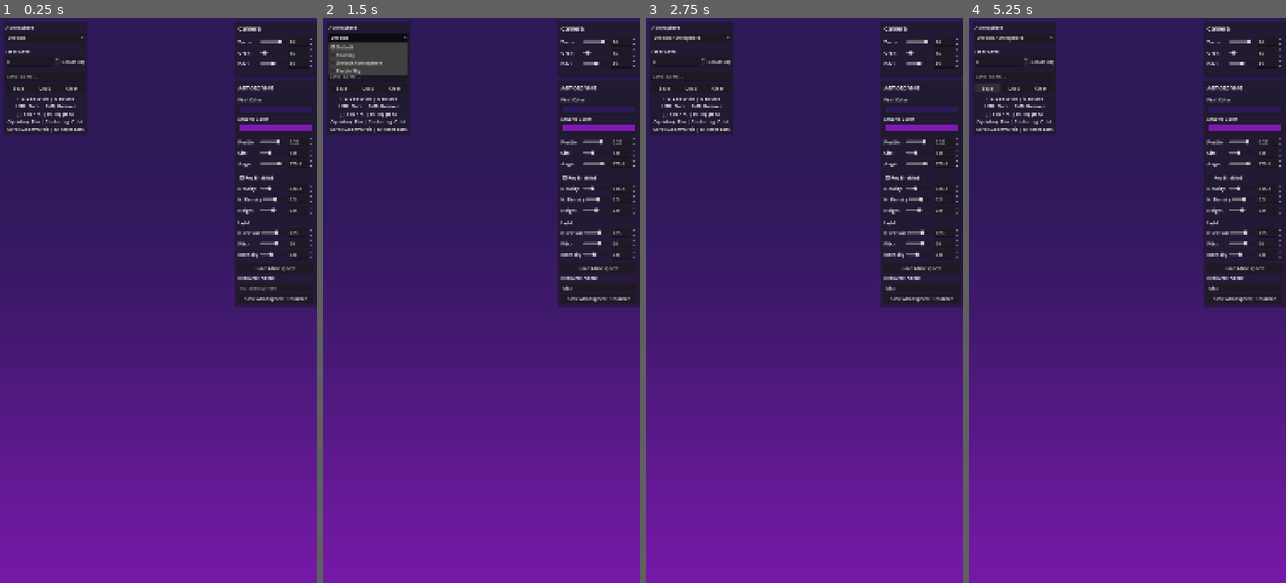
Above: before the commit, frames 1-4 (left to right).
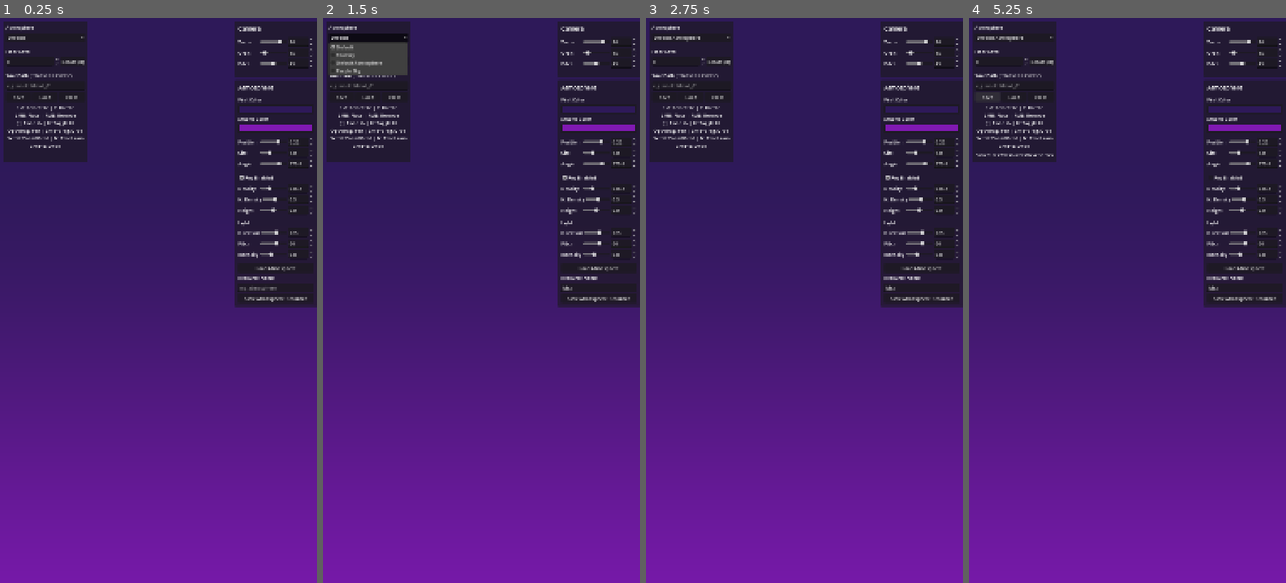
Above: after the commit, the same moments.

Repository: AlbertoHdezCerezo/learn-how-to-minigolf
Game: Godot game, scene res://scenes/level_editor_tools/level_editor/level_editor.tscn
The game is run twice, just before and just after one commit, with the same random seed, the same clock (stepped at 60 frames per second) and the same inputs. The project has no main scene, so this scene is started directly.
Inputs (mouse positions are in pixels of both pictures, inside the frame that each line leads up to):
- Up to frame 1 (0.25 s): no input
- Up to frame 2 (1.5 s): click (598, 289) at 0.52 s; type "Alex" at 0.6 s; click "Default" at 1.25 s
- Up to frame 3 (2.75 s): click "Rotate (R)" at 2 s
- Up to frame 4 (5.25 s): click "Default Atmosphere" at 2.75 s; click "Clear" at 3.5 s; click "Fog Enabled" at 4.25 s; click "Save" at 5 s

The runs differ from the first frame. In frame 1, 2.1% of the frame differs, in the area x 1-28%, y 9-26%; in frame 2, 2.0%; in frame 3, 2.1%; in frame 4, 2.1%.

Commit message:
feat: Add save path input with sub-folder support and status feedback (#18)
Replaced the level name input with a save path input that supports
sub-folder paths (e.g. "world1/level_01"). Directories are created
automatically. After saving, a status label shows the full save path.
When loading a level, the path input is auto-populated from the loaded
file. Also added Cmd+Z to the keyboard shortcuts help text.

Co-Authored-By: Claude Opus 4.6 (1M context) <noreply@anthropic.com>

Diff:
--- a/scenes/level_editor_tools/level_editor/level_editor.gd
+++ b/scenes/level_editor_tools/level_editor/level_editor.gd
@@ -45,7 +45,7 @@
 func _connect_editor_ui() -> void:
 	_ui.bind(_course_editor)
 	_ui.atmosphere_changed.connect(_on_atmosphere_changed)
-	_ui.save_requested.connect(func(name: String): _course_editor.save_level(name, _atmosphere))
+	_ui.save_requested.connect(_on_save_requested)
 	_course_editor.level_loaded.connect(_on_level_loaded)
 
 
@@ -278,6 +278,12 @@
 
 # -- UI signal handlers --
 
+func _on_save_requested(save_path: String) -> void:
+	_course_editor.save_level(save_path, _atmosphere)
+	var full_path := LevelData.SAVE_DIR + save_path + ".tres"
+	_ui.show_status("Saved: " + full_path)
+
+
 func _on_level_loaded(level_data: LevelData) -> void:
 	if level_data.atmosphere: _on_atmosphere_changed(level_data.atmosphere)
 
--- a/scenes/level_editor_tools/level_editor/level_editor_ui/level_editor_ui.gd
+++ b/scenes/level_editor_tools/level_editor/level_editor_ui/level_editor_ui.gd
@@ -3,7 +3,7 @@
 signal tile_selected(item_id: int)
 signal rotation_changed(angle: float)
 signal floor_changed(level: int)
-signal save_requested(level_name: String)
+signal save_requested(save_path: String)
 signal load_requested(level_path: String)
 signal clear_requested
 signal atmosphere_changed(atmosphere: Atmosphere)
@@ -12,11 +12,12 @@
 @onready var _floor_spinbox: SpinBox = %FloorSpinBox
 @onready var _rotate_button: Button = %RotateButton
 @onready var _atmosphere_selector: OptionButton = %AtmosphereSelector
-@onready var _name_input: LineEdit = %LevelNameInput
+@onready var _path_input: LineEdit = %SavePathInput
 @onready var _save_button: Button = %SaveButton
 @onready var _load_button: Button = %LoadButton
 @onready var _clear_button: Button = %ClearButton
 @onready var _file_dialog: FileDialog = %LoadLevelDialog
+@onready var _status_label: Label = %StatusLabel
 
 const ROTATION_ANGLES: Array[float] = [0.0, 90.0, 180.0, 270.0]
 
@@ -31,10 +32,10 @@
 	_floor_spinbox.value_changed.connect(func(v: float): floor_changed.emit(int(v)))
 	_rotate_button.pressed.connect(_cycle_rotation)
 	_atmosphere_selector.item_selected.connect(_on_atmosphere_selected)
-	_save_button.pressed.connect(func(): save_requested.emit(_name_input.text.strip_edges()))
+	_save_button.pressed.connect(func(): save_requested.emit(_path_input.text.strip_edges()))
 	_load_button.pressed.connect(_show_load_dialog)
 	_clear_button.pressed.connect(func(): clear_requested.emit())
-	_file_dialog.file_selected.connect(func(path: String): load_requested.emit(path))
+	_file_dialog.file_selected.connect(_on_file_selected)
 
 
 func bind(course_editor: LevelCourseEditor) -> void:
@@ -106,6 +107,21 @@
 	rotation_changed.emit(angle)
 
 
+func show_status(text: String) -> void:
+	_status_label.text = text
+
+
+func set_save_path(save_path: String) -> void:
+	_path_input.text = save_path
+
+
+func _on_file_selected(path: String) -> void:
+	## Extract the relative path from the full resource path for the save input.
+	var relative := path.trim_prefix(LevelData.SAVE_DIR).trim_suffix(".tres")
+	_path_input.text = relative
+	load_requested.emit(path)
+
+
 func _show_load_dialog() -> void:
 	_file_dialog.popup_centered(Vector2i(600, 400))
 
--- a/scenes/level_editor_tools/level_editor/level_editor_ui/level_editor_ui.tscn
+++ b/scenes/level_editor_tools/level_editor/level_editor_ui/level_editor_ui.tscn
@@ -65,10 +65,14 @@
 [node name="FloorControlSeparator" type="HSeparator" parent="ToolPanel/ToolPanelMargin/ToolPanelLayout"]
 layout_mode = 2
 
-[node name="LevelNameInput" type="LineEdit" parent="ToolPanel/ToolPanelMargin/ToolPanelLayout"]
+[node name="SavePathLabel" type="Label" parent="ToolPanel/ToolPanelMargin/ToolPanelLayout"]
+layout_mode = 2
+text = "Save Path (relative to levels/)"
+
+[node name="SavePathInput" type="LineEdit" parent="ToolPanel/ToolPanelMargin/ToolPanelLayout"]
 unique_name_in_owner = true
 layout_mode = 2
-placeholder_text = "Level name..."
+placeholder_text = "e.g. world1/level_01"
 
 [node name="FileActionsRow" type="HBoxContainer" parent="ToolPanel/ToolPanelMargin/ToolPanelLayout"]
 layout_mode = 2
@@ -97,7 +101,13 @@
 LMB: Place | RMB: Remove
 [ ]: Floor +/- | H: Toggle UI
 Opt+drag: Pan | Cmd+drag: Orbit
-Scroll: Zoom/Orbit | N: Reset cam"
+Scroll: Zoom/Orbit | N: Reset cam
+Cmd+Z: Undo"
+horizontal_alignment = 1
+
+[node name="StatusLabel" type="Label" parent="ToolPanel/ToolPanelMargin/ToolPanelLayout"]
+unique_name_in_owner = true
+layout_mode = 2
 horizontal_alignment = 1
 
 [node name="LoadLevelDialog" type="FileDialog" parent="."]
--- a/scripts/resources/level_data.gd
+++ b/scripts/resources/level_data.gd
@@ -58,6 +58,8 @@
 	if resource_name.is_empty():
 		resource_name = "level_%d" % Time.get_unix_time_from_system()
 	var path := SAVE_DIR + resource_name + ".tres"
+	var dir_path := path.get_base_dir()
+	if not DirAccess.dir_exists_absolute(dir_path): DirAccess.make_dir_recursive_absolute(dir_path)
 	return ResourceSaver.save(self, path)
 
 
